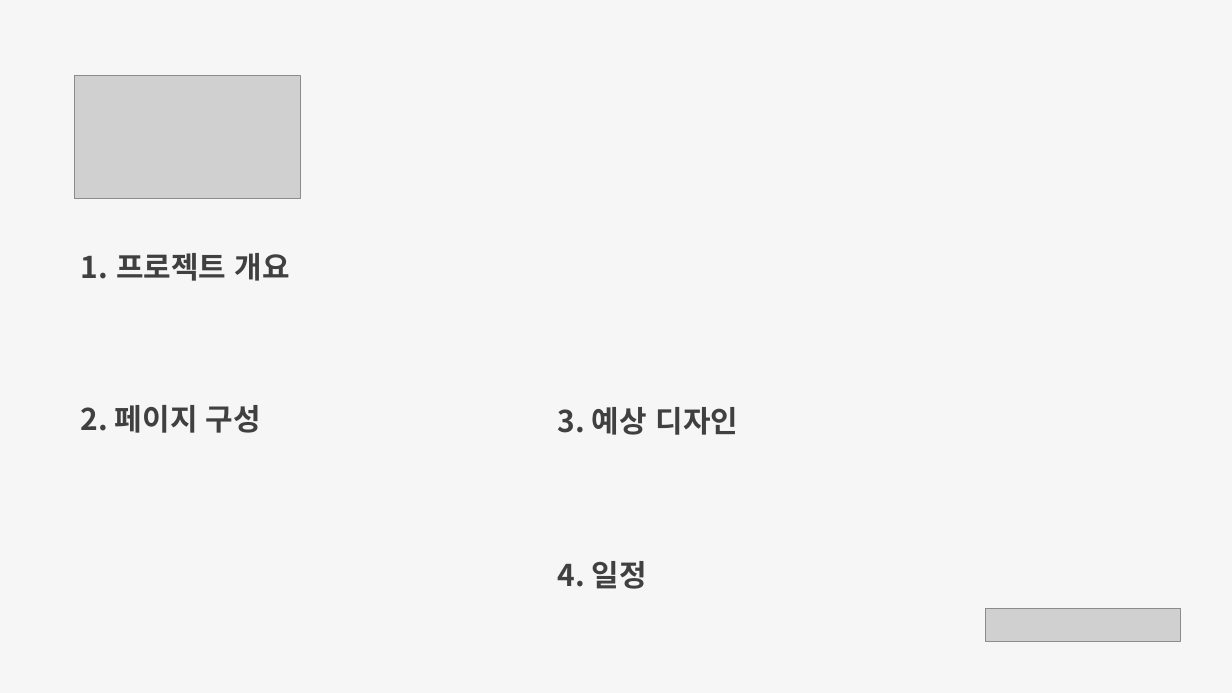
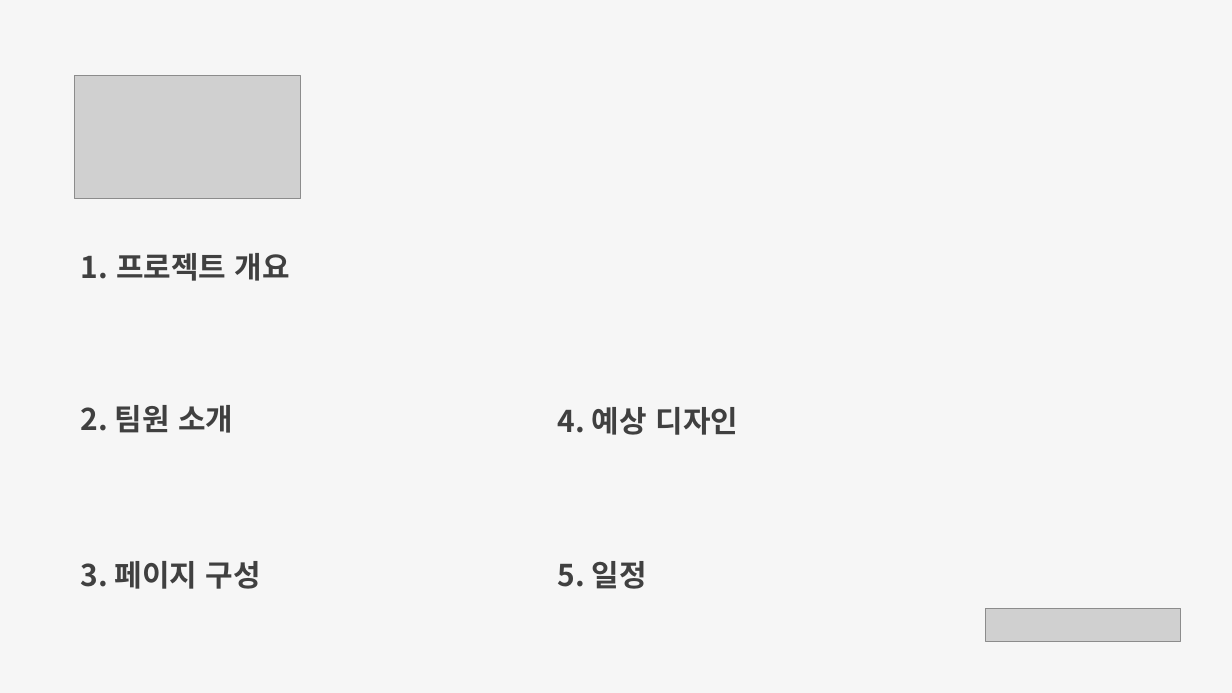
Before and after one commit to RionPark/jwc, a slide deck: slide 2 of src/숙제/d20200929/장동진/예약 시스템.pptx. Drawn at 1232x693 pixels with LibreOffice and Linux fonts; fonts in the diff are those of the drawing; grey boxes stand for pictures; background and template pictures are left out. Boxes give left, top, right and bottom in pixels: in the first picture for what was removed or moved away, otherwise in the second. Text is boxed around its words. In the diff, an @@ line names an element or a change of style, - is before the commit and + after.

```diff
--- a/src/숙제/d20200929/장동진/예약 시스템.pptx
+++ b/src/숙제/d20200929/장동진/예약 시스템.pptx
@@ text at [81,405,233,433]: text changed @@
-2. 페이지 구성
+2. 팀원 소개
@@ text at [558,407,738,435]: text changed @@
-3. 예상 디자인
+4. 예상 디자인
@@ text added at [80,561,261,589], 35 pt, text #404040, bold @@
+3. 페이지 구성
@@ text at [557,561,647,589]: text changed @@
-4. 일정
+5. 일정
```
Also in this commit, not shown: 7 other slides changed, 4 slides added, 3 slides removed.
